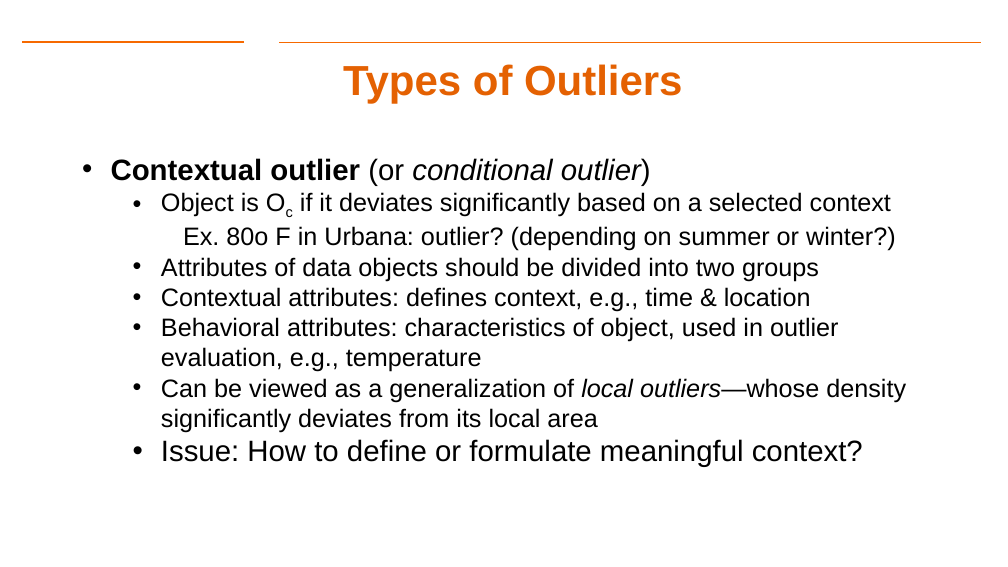
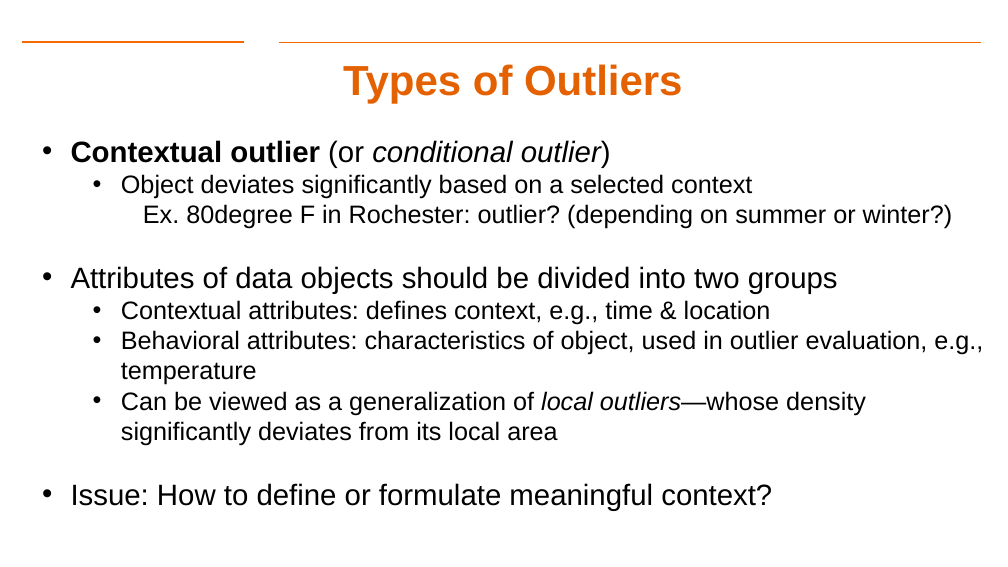
Before and after one commit to Dre1896/RIT-DSCI-633-FDS, a slide deck: slide 22 of Syllabus/Lecture14/Lec14.pptx (slide 21 before the commit). Drawn at 1008x567 pixels with LibreOffice and Linux fonts; fonts in the diff are those of the drawing; background and template pictures are left out. Boxes give left, top, right and bottom in pixels: in the first picture for what was removed or moved away, otherwise in the second. Text is boxed around its words. In the diff, an @@ line names an element or a change of style, - is before the commit and + after.

```diff
--- a/Syllabus/Lecture14/Lec14.pptx
+++ b/Syllabus/Lecture14/Lec14.pptx
@@ text "Contextual outlier (or conditional outlier)": place and size @@
-text "Contextual outlier (or conditional outlier)" at [111, 158, 906, 467]
+text "Contextual outlier (or conditional outlier)" at [71, 140, 983, 511]
@@ text at [121, 174, 953, 229]: text changed @@
-  • Object is Oc if it deviates significantly based on a selected context
-  Ex. 80o F in Urbana: outlier? (depending on summer or winter?)
+  • Object deviates significantly based on a selected context
+  Ex. 80degree F in Rochester: outlier? (depending on summer or winter?)
@@ text at [71, 266, 838, 511]: size 24 to 28 pt in "Attributes of data objects should be divided ..."; list level 2 to 1 in "Attributes of data objects should ..."; list level 2 to 1 in "Issue: How to define or ..." @@
```
Also in this commit, not shown: 12 other slides changed, 1 slide added.
